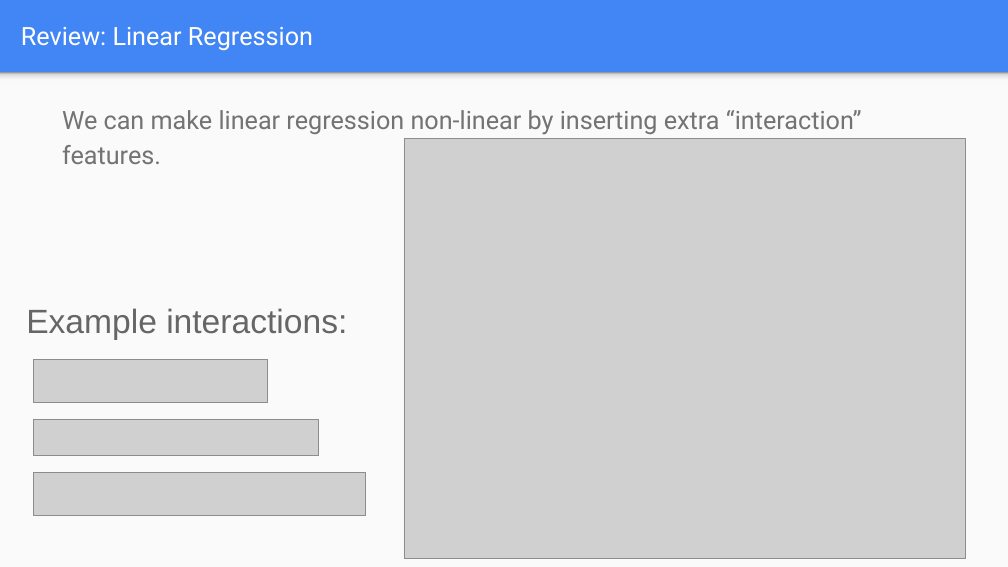
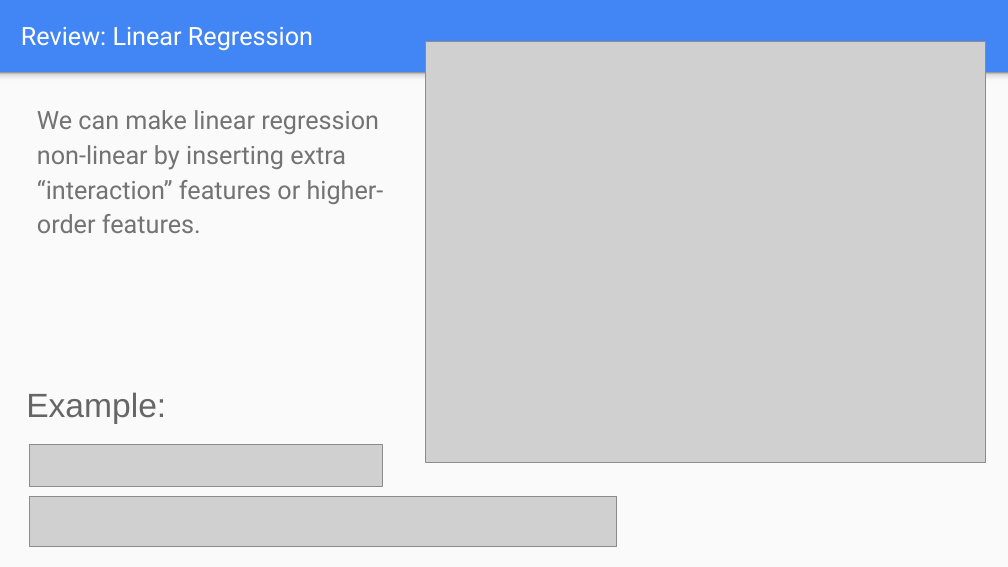
Before and after one commit to wmarshall484/DSI_LECTURES_2, a slide deck: slide 5 of regularized-regression/ryan_henning/Cross-Validation & Regularization.pptx. Drawn at 1008x567 pixels with LibreOffice and Linux fonts; fonts in the diff are those of the drawing; grey boxes stand for pictures. Boxes give left, top, right and bottom in pixels: in the first picture for what was removed or moved away, otherwise in the second. Text is boxed around its words. In the diff, an @@ line names an element or a change of style, - is before the commit and + after.

```diff
--- a/regularized-regression/ryan_henning/Cross-Validation & Regularization.pptx
+++ b/regularized-regression/ryan_henning/Cross-Validation & Regularization.pptx
@@ picture: place and size @@
-picture at (405,138,966,558)
+picture at (425,42,986,463)
@@ text at (37,110,384,233): text changed @@
-We can make linear regression non-linear by inserting extra “interaction” features.
+We can make linear regression non-linear by inserting extra “interaction” features or higher-order features.
@@ picture removed at (34,359,268,402) @@
@@ text at (26,392,166,424): text changed @@
-Example interactions:
+Example:
@@ picture removed at (34,419,320,456) @@
@@ picture added at (29,445,382,486) @@
@@ picture removed at (34,473,366,516) @@
@@ picture added at (29,496,617,546) @@
```
Also in this commit, not shown: 5 other slides changed, 4 other files.
